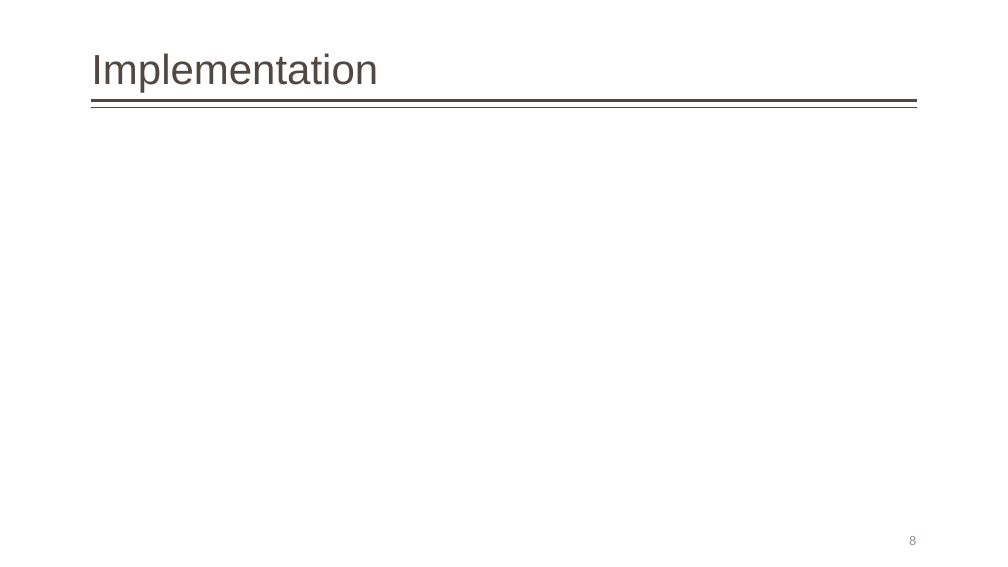
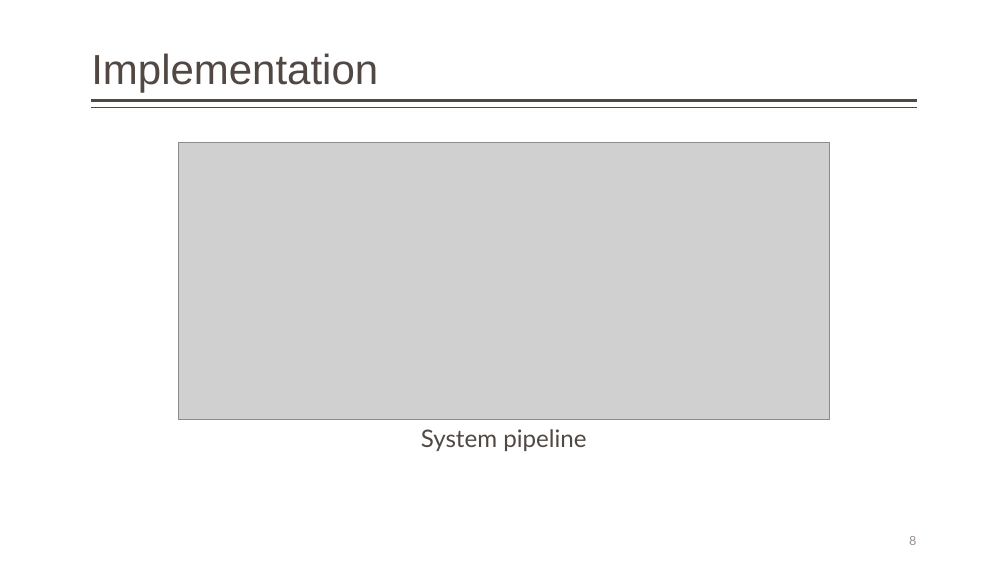
Before and after one commit to Gitworkarboy/Face-Attendance-System, a slide deck: slide 8 of presentation/face-attendance-2018.pptx. Drawn at 1008x567 pixels with LibreOffice and Linux fonts; fonts in the diff are those of the drawing; grey boxes stand for pictures. Boxes give left, top, right and bottom in pixels: in the first picture for what was removed or moved away, otherwise in the second. Text is boxed around its words. In the diff, an @@ line names an element or a change of style, - is before the commit and + after.

```diff
--- a/presentation/face-attendance-2018.pptx
+++ b/presentation/face-attendance-2018.pptx
@@ picture added at (178,142,830,420) @@
@@ text added at (421,429,586,451), 23 pt, text #514843 @@
+System pipeline
```
Also in this commit, not shown: 1 other slide changed, 9 slides added, 1 slide removed, 8 other files.
